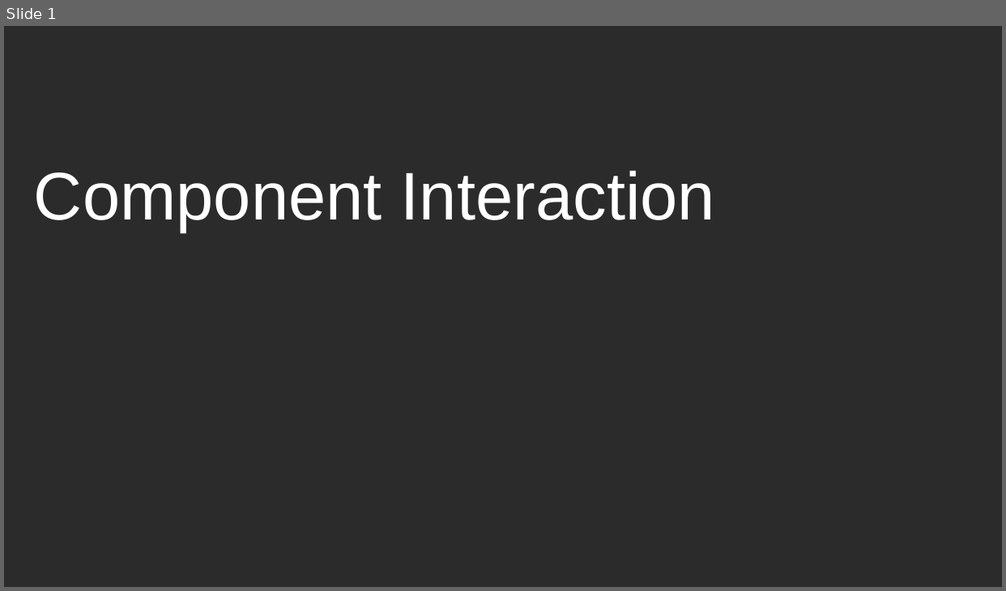
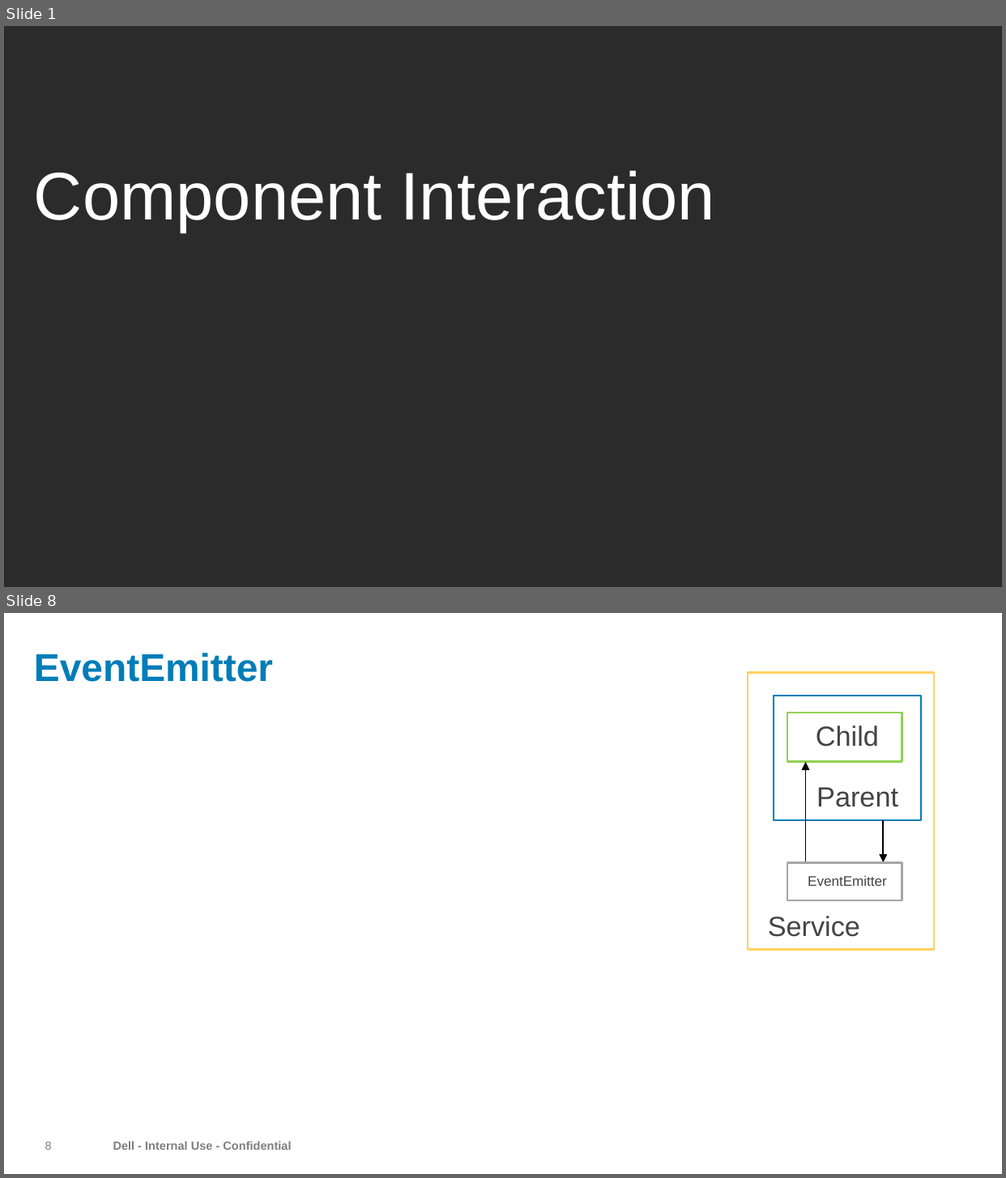
Before and after one commit to iuin/angular-example, a slide deck: Component Interaction.pptx. Shown one above the other, each under a label of ours: slide 1 before the commit, slides 1 and 8 after it; the slides between them are not shown. The pictures are 1006x591 and 1006x1178 pixels, drawn with LibreOffice and Linux fonts; fonts in the diff are those of the drawing; background and template pictures are left out; a plain dark background stands for a picture behind light text. Boxes give left, top, right and bottom in pixels: in the first picture for what was removed or moved away, otherwise in the second. Text is boxed around its words. In the diff, an @@ line names an element or a change of style, - is before the commit and + after.

```diff
--- a/Component Interaction.pptx
+++ b/Component Interaction.pptx
@@ slide 8 added at box(4, 613, 1002, 1174), background #FFFFFF @@
@@ title added at box(34, 653, 273, 682), 28 pt, text #007DB8, bold @@
+EventEmitter
@@ rectangle added at box(748, 673, 934, 950), outline #FFD25E 1.5 pt, 20 pt, text #444444 @@
+Service
@@ rectangle added at box(774, 696, 921, 820), outline #007DB8 1.5 pt, 20 pt, text #444444 @@
+Parent
@@ rectangle added at box(787, 713, 902, 762), outline #92D050 1.5 pt, 20 pt, text #444444 @@
+Child
@@ arrow added from (805, 862) to (805, 762), #000000 1 pt @@
@@ arrow added from (883, 820) to (883, 862), #000000 1 pt @@
@@ rectangle added at box(787, 862, 902, 901), outline #A6A6A6 1.5 pt, 10 pt, text #444444 @@
+EventEmitter
@@ page number added at box(45, 1142, 52, 1150), 8.5 pt, text #808080 @@
+8
@@ text added at box(113, 1141, 291, 1150), 8.5 pt, text #7F7F7F, bold @@
+Dell - Internal Use - Confidential
```
Also in this commit, not shown: 8 other slides added, 1 slide removed.
